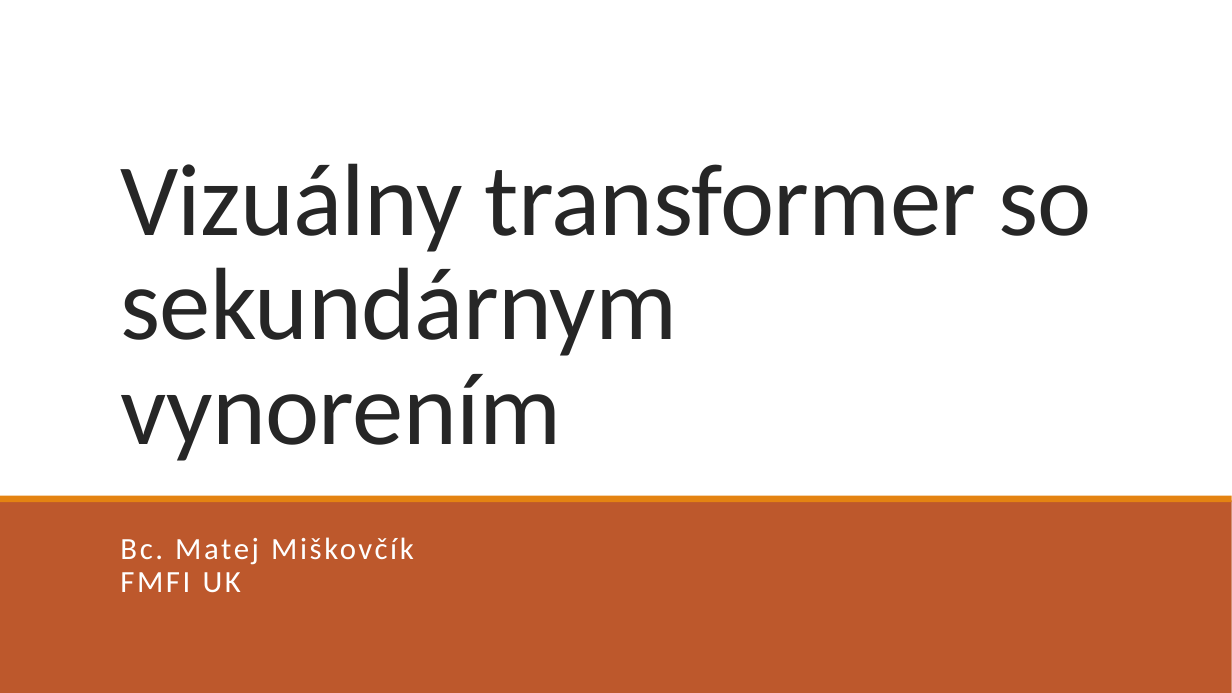
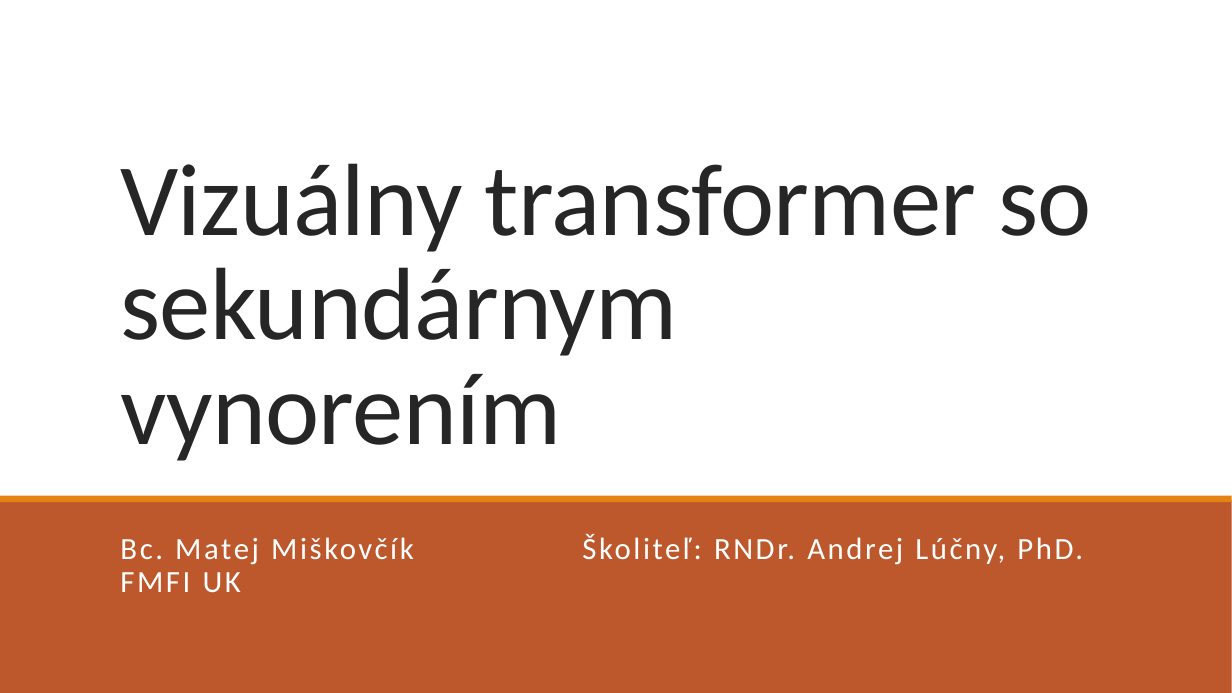
Before and after one commit to BushDemon/ViT-prototype-classification, a slide deck: slide 1 of docs/presentation/Vizuálny transformer so sekundárnym vynorením.pptx. Drawn at 1232x693 pixels with LibreOffice and Linux fonts; fonts in the diff are those of the drawing. Boxes give left, top, right and bottom in pixels: in the first picture for what was removed or moved away, otherwise in the second. Text is boxed around its words. In the diff, an @@ line names an element or a change of style, - is before the commit and + after.

```diff
--- a/docs/presentation/Vizuálny transformer so sekundárnym vynorením.pptx
+++ b/docs/presentation/Vizuálny transformer so sekundárnym vynorením.pptx
@@ subtitle at (120, 533, 1083, 565): text changed @@
-Bc. Matej Miškovčík
-FMFI UK
+Bc. Matej Miškovčík Školiteľ: RNDr. Andrej Lúčny, PhD.
+FMFI UK
```
Also in this commit, not shown: 4 other slides changed, 4 slides added, 2 slides removed, 3 other files.
